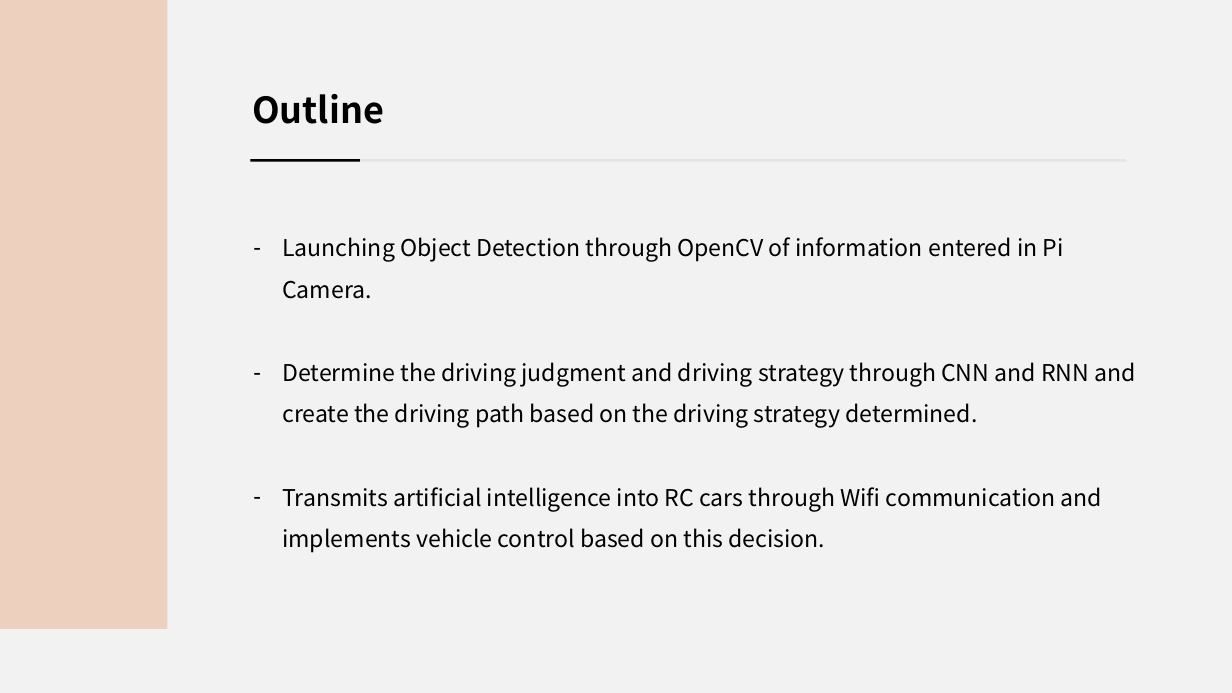
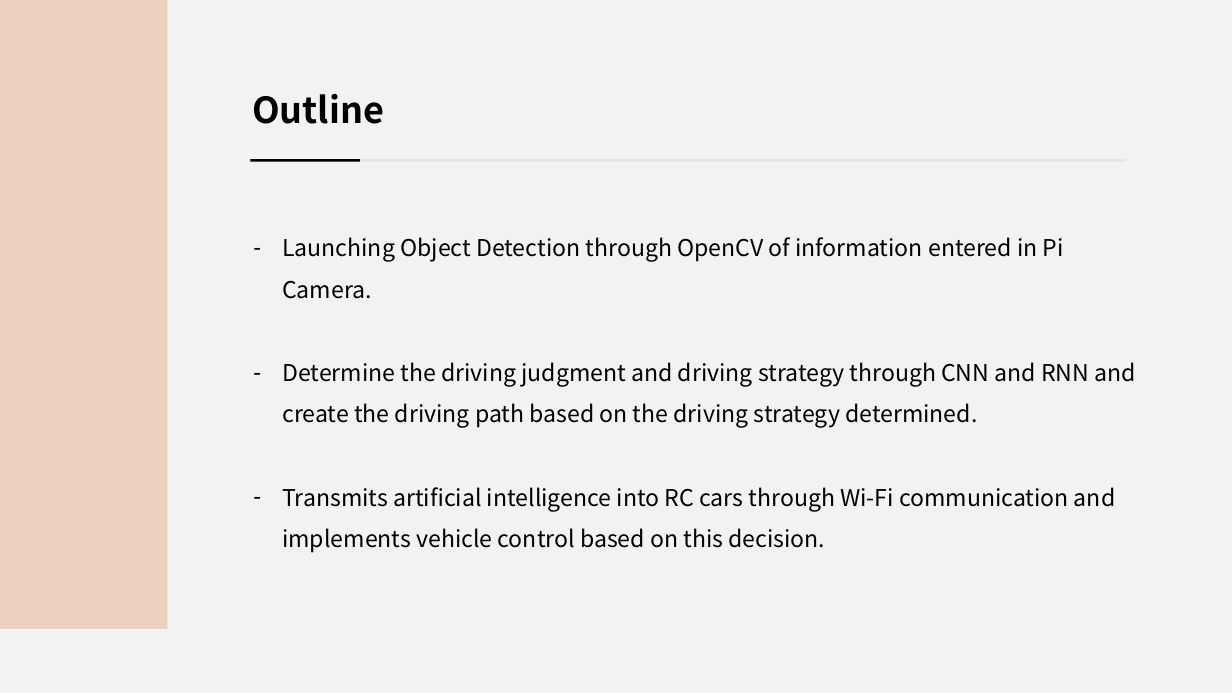
Before and after one commit to jsotouto/ICARUS, a slide deck: slide 3 of ICARUS 최종(일껄).pptx. Drawn at 1232x693 pixels with LibreOffice and Linux fonts; fonts in the diff are those of the drawing. Boxes give left, top, right and bottom in pixels: in the first picture for what was removed or moved away, otherwise in the second. Text is boxed around its words. In the diff, an @@ line names an element or a change of style, - is before the commit and + after.

```diff
--- a/ICARUS 최종(일껄).pptx
+++ b/ICARUS 최종(일껄).pptx
@@ text at bbox=[282, 487, 1115, 553]: text changed @@
-– Transmits artificial intelligence into RC cars through Wifi communication and implements vehicle control based on this decision.
+– Transmits artificial intelligence into RC cars through Wi-Fi communication and implements vehicle control based on this decision.
```
Also in this commit, not shown: 17 other slides changed, 2 slides added, 3 slides removed, 2 other files.
